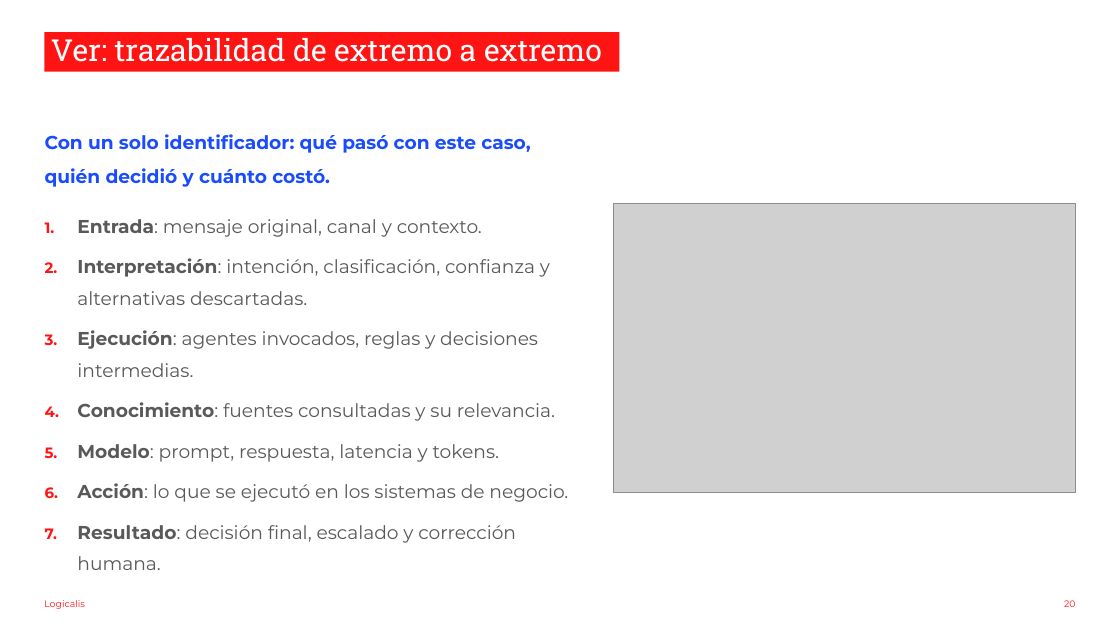
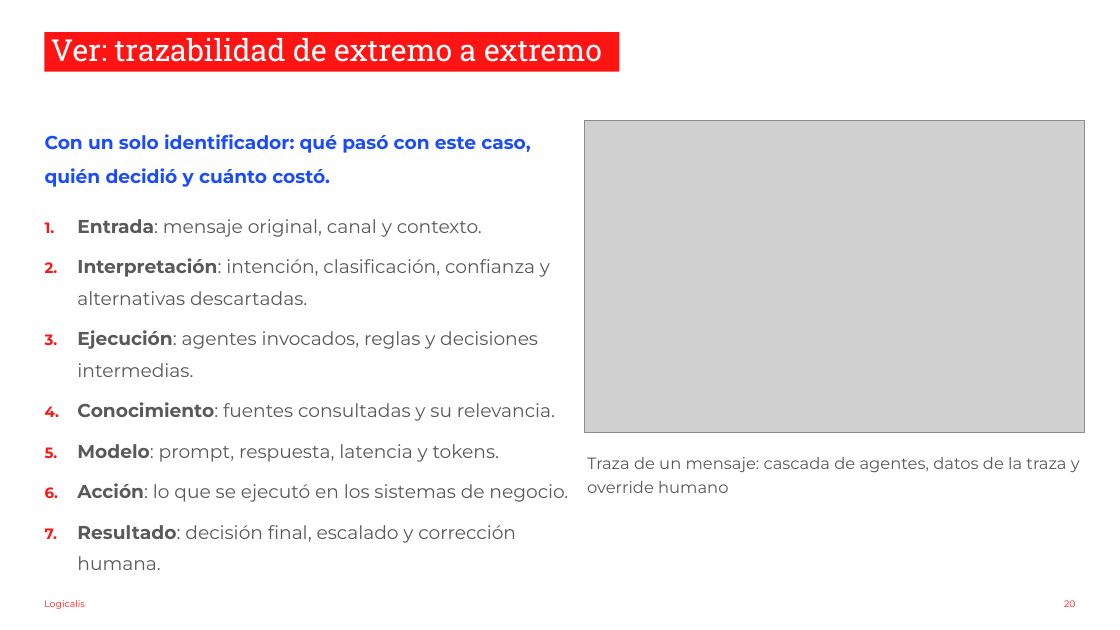
Before and after one commit to nachoenjuto/fnol-triage-v2, a slide deck: slide 20 of _docs/slides-observabilidad.pptx. Drawn at 1120x630 pixels with LibreOffice and Linux fonts; fonts in the diff are those of the drawing; grey boxes stand for pictures; background and template pictures are left out. Boxes give left, top, right and bottom in pixels: in the first picture for what was removed or moved away, otherwise in the second. Text is boxed around its words. In the diff, an @@ line names an element or a change of style, - is before the commit and + after.

```diff
--- a/_docs/slides-observabilidad.pptx
+++ b/_docs/slides-observabilidad.pptx
@@ picture: place and size @@
-picture at (613,203,1075,492)
+picture at (585,120,1085,433)
@@ text added at (587,457,1080,493), 14 pt, text #595959 @@
+Traza de un mensaje: cascada de agentes, datos de la traza y override humano
```
Also in this commit, not shown: 18 other slides changed, 20 slides added, 20 slides removed, 3 other files.
